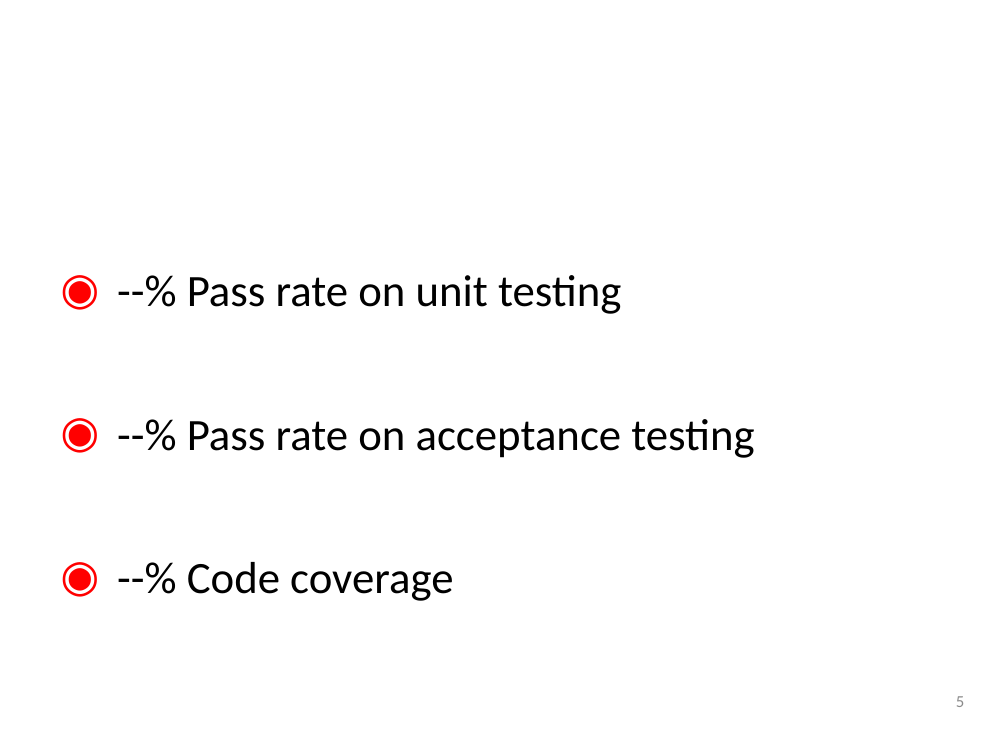
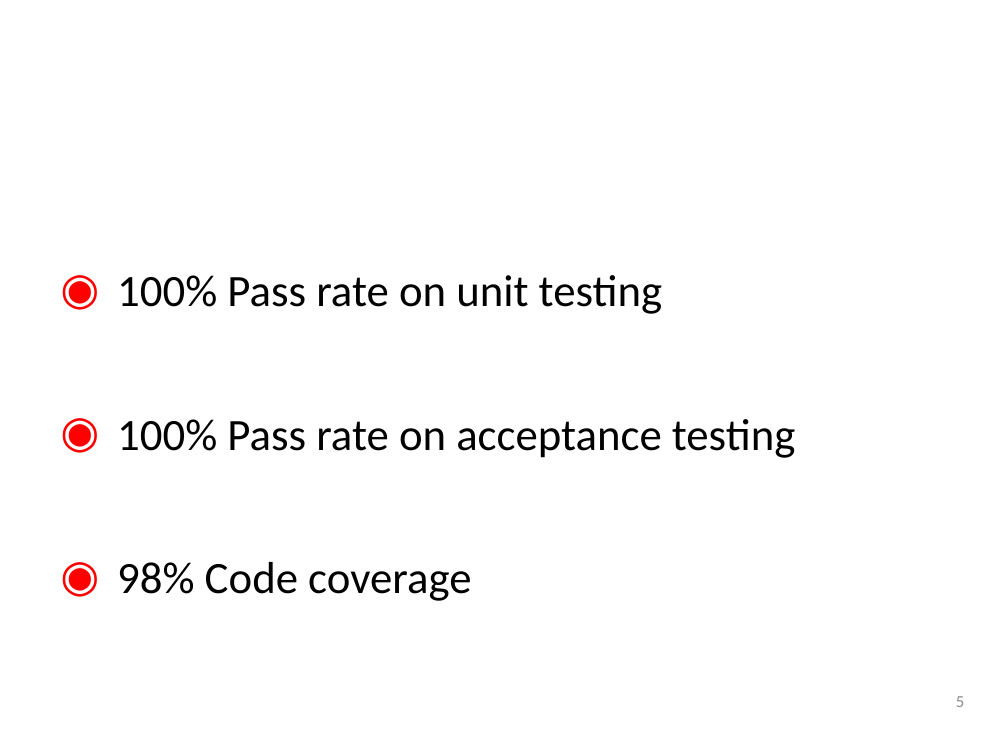
Before and after one commit to SpacemanRiff/spring-semester-project, a slide deck: slide 5 of resources/PowerPoints/Product Release.pptx. Drawn at 1008x756 pixels with LibreOffice and Linux fonts; fonts in the diff are those of the drawing; background and template pictures are left out. Boxes give left, top, right and bottom in pixels: in the first picture for what was removed or moved away, otherwise in the second. Text is boxed around its words. In the diff, an @@ line names an element or a change of style, - is before the commit and + after.

Commit message:
Powerpoint Updated
Correct testing percentages.

```diff
--- a/resources/PowerPoints/Product Release.pptx
+++ b/resources/PowerPoints/Product Release.pptx
@@ text at (117,275,795,601): text changed @@
-◉ --% Pass rate on unit testing
-◉ --% Pass rate on acceptance testing
-◉ --% Code coverage
+◉ 100% Pass rate on unit testing
+◉ 100% Pass rate on acceptance testing
+◉ 98% Code coverage
```
